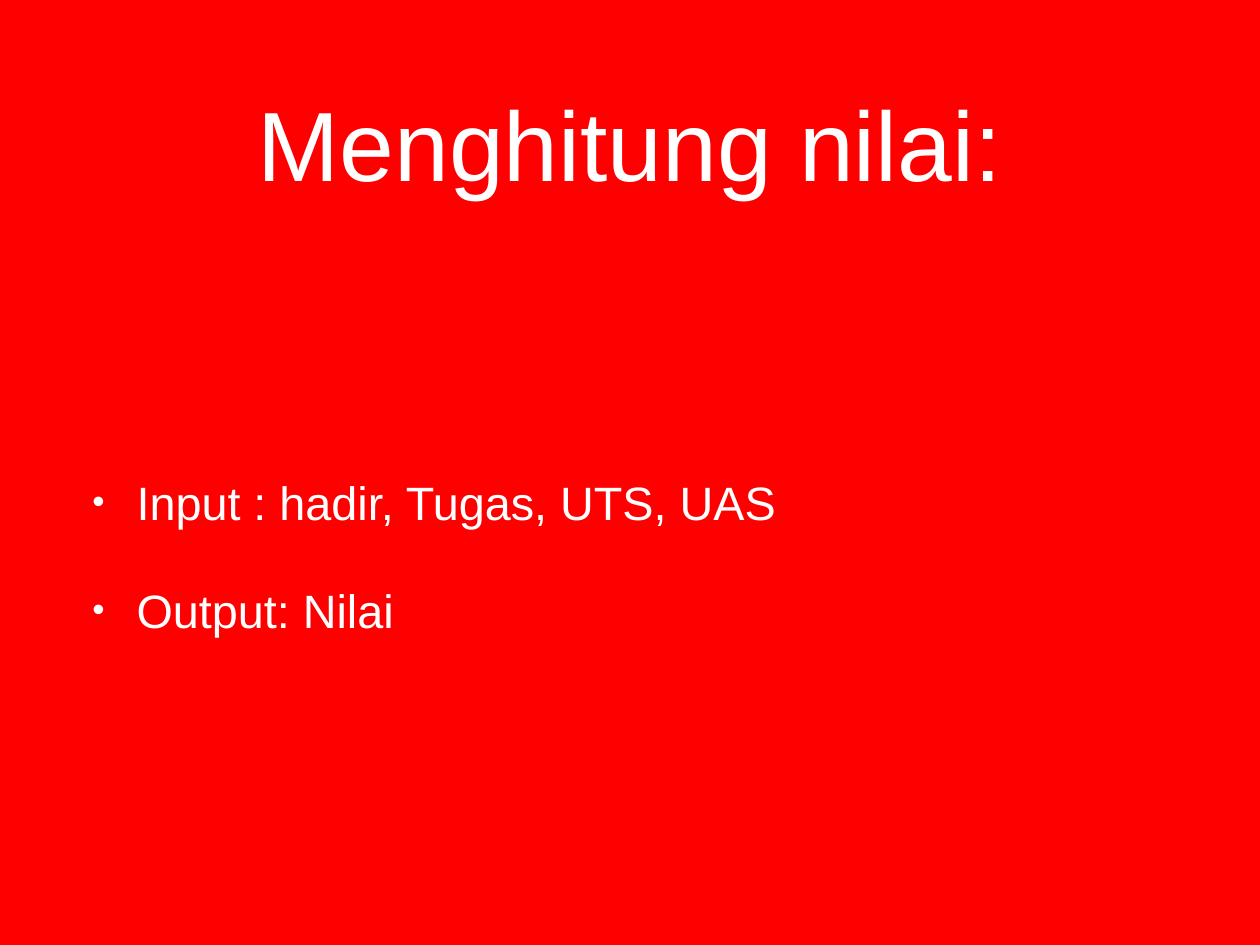
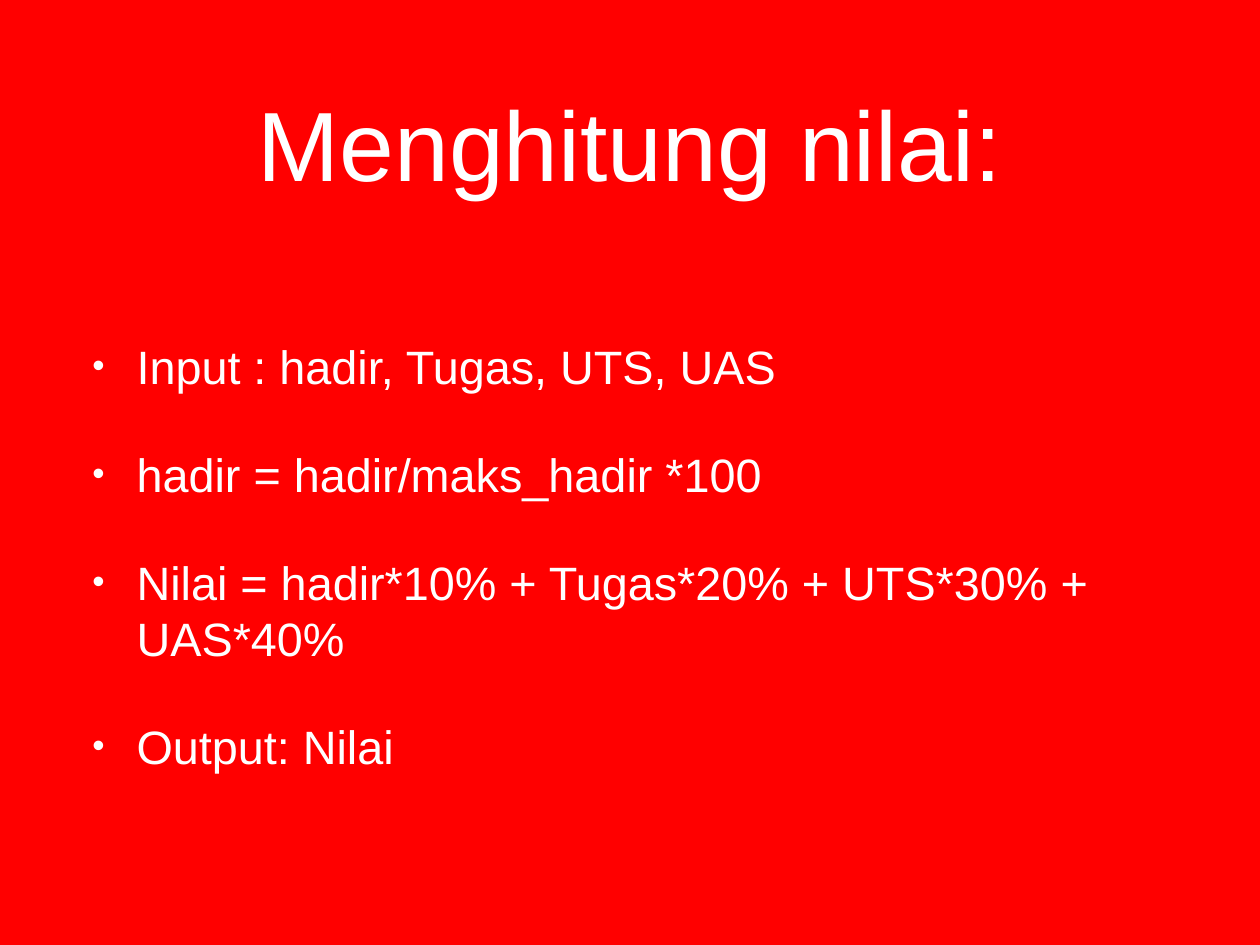
Before and after one commit to agungperdananto/Algoritma_pemrograman_I, a slide deck: slide 21 of Documents/Algoritma Pemrograman.pptx. Drawn at 1260x945 pixels with LibreOffice and Linux fonts; fonts in the diff are those of the drawing; background and template pictures are left out. Boxes give left, top, right and bottom in pixels: in the first picture for what was removed or moved away, otherwise in the second. Text is boxed around its words. In the diff, an @@ line names an element or a change of style, - is before the commit and + after.

Commit message:
tambah tugas UTS

```diff
--- a/Documents/Algoritma Pemrograman.pptx
+++ b/Documents/Algoritma Pemrograman.pptx
@@ text at <box>137,458,1047,657</box>: paragraphs added @@
+• hadir = hadir/maks_hadir *100
+• Nilai = hadir*10% + Tugas*20% + UTS*30% + UAS*40%
```
Also in this commit, not shown: 2 slides added, 3 other files.
